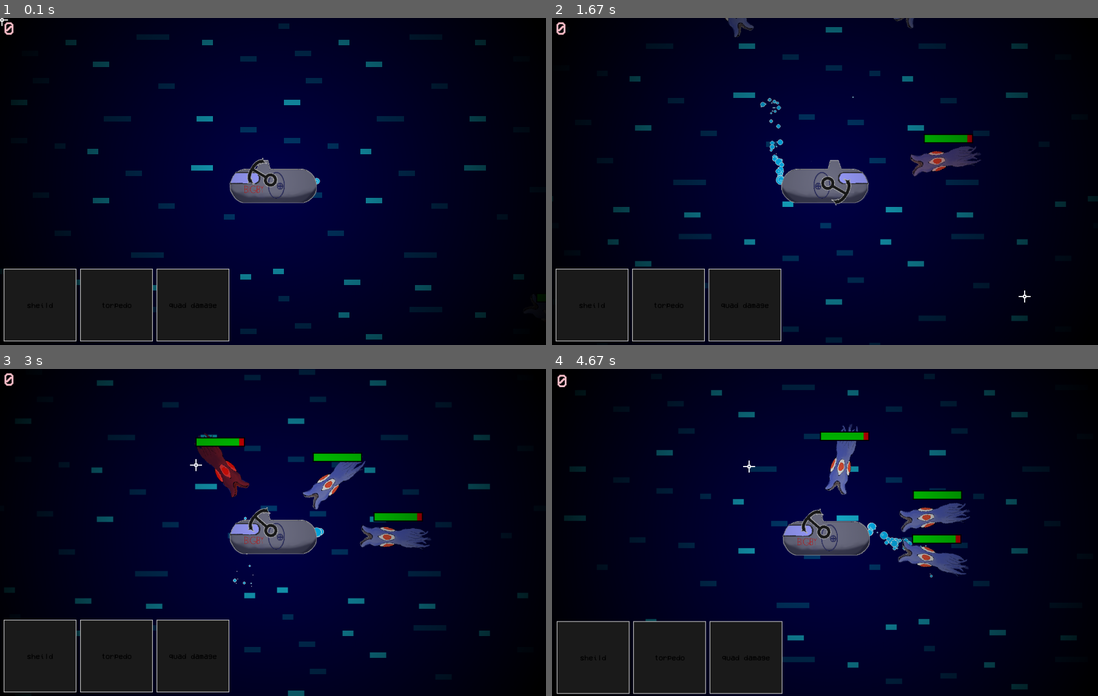
Above: before the commit, frames 1-4 (two rows, left to right).
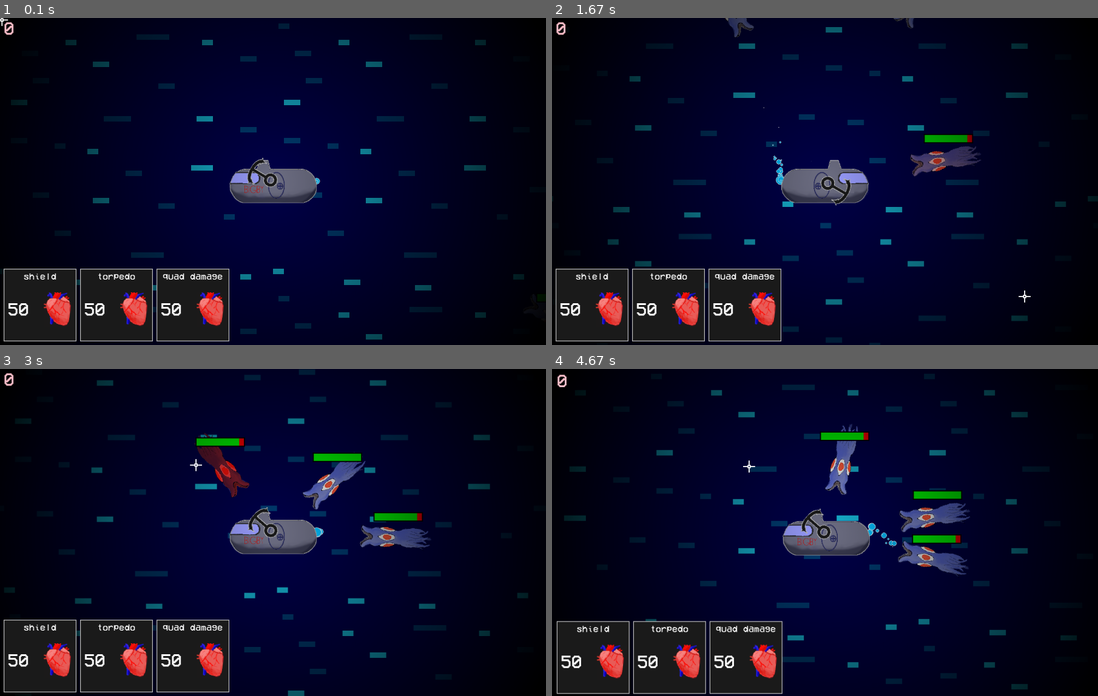
Above: after the commit, the same moments.

Repository: CurryMan1/Pygame-Halloween-GameJam-2023
Game: pygame game, started from main.py
Same seed, same stepped clock (60 frames per second), same inputs: the game is played once before the commit and once after it.
Inputs (mouse positions are in pixels of both pictures, inside the frame that each line leads up to):
- Up to frame 1 (0.1 s): no input
- Up to frame 2 (1.67 s): click (825, 181) at 0.38 s; click (825, 201) at 0.72 s; tap Space at 1 s; click (1027, 295) at 1.38 s
- Up to frame 3 (3 s): click (283, 421) at 1.72 s; tap Space at 2.07, 2.37 s; click (196, 463) at 2.88 s
- Up to frame 4 (4.67 s): tap Space at 3.23, 3.53, 3.73, 4.03, 4.3, 4.63 s

The runs differ from the first frame. In frame 1, 1.7% of the frame differs, in the area x 1-41%, y 77-95%; in frame 2, 1.9%, in the area x 1-56%, y 23-95%; in frame 3, 1.7%; in frame 4, 1.9%.

Commit message:
added theme

Diff:
--- a/entities.py
+++ b/entities.py
@@ -39,11 +39,20 @@
         return self.rect.centerx not in range(-bound, WIDTH + bound
             ) or self.rect.centery not in range(-bound, HEIGHT + bound)
 
+class Shield(Entity):
+    def __init__(self, image):
+        super().__init__(*CENTER, image)
+        self.enabled = 0
+        self.hp = 50
+
+    def toggle(self):
+        self.enabled = 1-self.enabled
+
 class Player(Entity):
     SPEED = 12
     WATER_RESISTANCE = 0.95 #for timesing
 
-    def __init__(self, x: int, y: int, images: list):
+    def __init__(self, x: int, y: int, images: list, shield_img: pygame.surface.Surface):
         self.img_no = 0
         super().__init__(x, y, images[self.img_no])
 
@@ -60,6 +69,8 @@
 
         self.on_cooldown = False
         self.hp = 1500
+
+        self.shield = Shield(shield_img)
 
     def update(self, mousex):
         self.x_vel *= self.WATER_RESISTANCE
@@ -86,6 +97,9 @@
     def hit(self, damage):
         self.hp -= damage
         self.on_cooldown = True
+
+    # def draw(self, disp: pygame.surface.Surface):
+    #     pass
 
 class Anchor(Entity):
     SPEED = 30
@@ -219,6 +233,7 @@
 class PlasmaEnemy(Enemy):
     SHOOTING_DELAY = 120
     SHOOTING_SPEED = 20
+    SPEED = 8
     KB = 14
 
     def __init__(self, images):
--- a/main.py
+++ b/main.py
@@ -6,7 +6,13 @@
 from ui import *
 
 pygame.init()
+pygame.mixer.init()
 pygame.mouse.set_visible(False)
+
+#theme
+pygame.mixer.music.set_volume(0.1)
+pygame.mixer.music.load('assets/sound/theme.wav')
+pygame.mixer.music.play(-1)
 
 FPS = 60
 CLOCK = pygame.time.Clock()
@@ -19,7 +25,7 @@
     def __init__(self):
         images = load_imgs('sub', True, 0.6)
         #main sprites
-        self.player = Player(*CENTER, images)
+        self.player = Player(*CENTER, images, load_img('shield.png', True, 0.5))
         self.anchor = Anchor(*CENTER, load_img('anchor.png', True, 0.25))
 
         #group
@@ -43,7 +49,7 @@
                 self.bg_tile_group.append([(x - 1) * self.bg_w, (y - 1) * self.bg_h, self.bg]) #randomise stars
 
         #upgrade buttons
-        upgrade_btn_tags = ['sheild', 'torpedo', 'quad damage']
+        upgrade_btn_tags = ['shield', 'torpedo', 'quad damage']
 
         for i, tag in enumerate(upgrade_btn_tags):
             u_btn = UpgradeButton(i*210+10, HEIGHT-210, tag, 50)
@@ -178,7 +184,7 @@
             self.player.update(mouse_pos[0])
             self.player.draw(DISPLAY)
             self.add_particles(([self.player.rect.right, self.player.rect.left][self.player.img_no], self.player.rect.centery),
-                               1, 14, 10, 0.15, [BUBBLE_BLUE], 'bubble')
+                               1, 14, 10, 0.3, [BUBBLE_BLUE], 'bubble')
 
             #anchor
             self.anchor.update(player_x_vel, player_y_vel, mouse_pos)
@@ -196,7 +202,8 @@
             #upgrade buttons
             for button in self.upgrade_button_group:
                 if button.is_clicked(DISPLAY):
-                    print('clicked')
+                    if button.text == 'shield':
+                        pass
 
             #crosshair
             DISPLAY.blit(self.crosshair, (mouse_pos[0] - self.crosshair.get_width() / 2, mouse_pos[1] - self.crosshair.get_height() / 2))
@@ -235,7 +242,7 @@
             for projectile in pygame.sprite.spritecollide(self.player, self.projectile_group, False, pygame.sprite.collide_mask):
                 self.projectile_group.remove(projectile)
                 self.hit_player(projectile)
-                self.add_particles(projectile.rect.center, 30, 10, 70, 0.15, [BUBBLE_BLUE, WHITE], 'plasma')
+                self.add_particles(projectile.rect.center, 30, 10, 70, 0.15, [PLASMA_GREEN, WHITE], 'plasma')
 
             #player-heart
             for heart in pygame.sprite.spritecollide(self.player, self.heart_group, False, pygame.sprite.collide_mask):
--- a/ui.py
+++ b/ui.py
@@ -51,10 +51,15 @@
 class UpgradeButton(Button):
     def __init__(self, x, y, text, price):
         image = get_box(200, 200, 2, DARK_GREY, LIGHT_GREY)
-        super().__init__(x, y, text=text, text_size=20, text_colour=BLACK, image=image, draw_text=False)
+        super().__init__(x, y, text=text, text_size=25, text_colour=WHITE, image=image, draw_text=False)
         self.price = price
+        self.heart_img = load_img('heart.png', True, 1.2)
 
     def is_clicked(self, surf):
         clicked = super().is_clicked(surf)
-        draw_text(self.text, PIXEL_FONT, self.text_colour, self.rect.centerx, self.rect.centery, self.text_size, surf, True)
+        draw_text(self.text, PIXEL_FONT, self.text_colour, self.rect.centerx, self.rect.top+20, self.text_size, surf, True)
+        draw_text(str(self.price), PIXEL_FONT, self.text_colour, self.rect.left+40, self.rect.centery+10, 50, surf, True)
+
+        surf.blit(self.heart_img, (self.rect.centerx+10, self.rect.centery-35))
+
         return clicked
--- a/utils.py
+++ b/utils.py
@@ -12,7 +12,7 @@
 #colour
 WHITE = (255, 255, 255)
 BUBBLE_BLUE = (0, 191, 255)
-PLASMA_BLUE = (0, 200, 179)
+PLASMA_GREEN = (33, 187, 0)
 GREEN = (0, 255, 0)
 RED = (255, 0, 0)
 DARK_GREY = (28, 28, 28)
Binary file changed: assets/img/plasmaball.png
Binary file changed: assets/img/shield.png
Not shown, added: assets/sound/theme.wav
